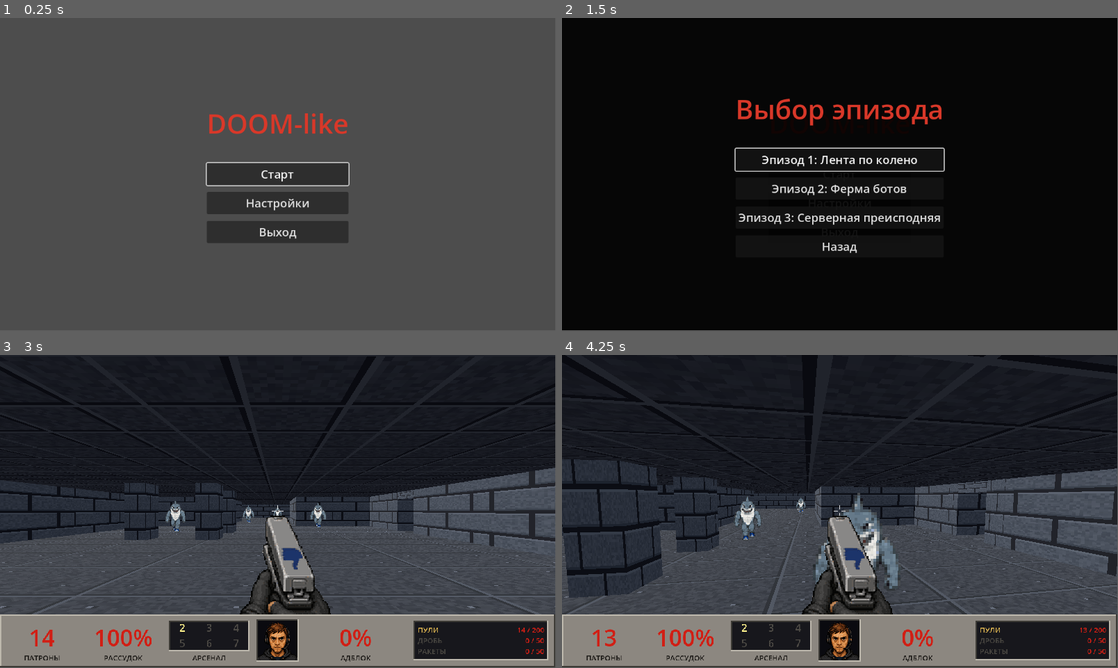
Above: before the commit, frames 1-4 (two rows, left to right).
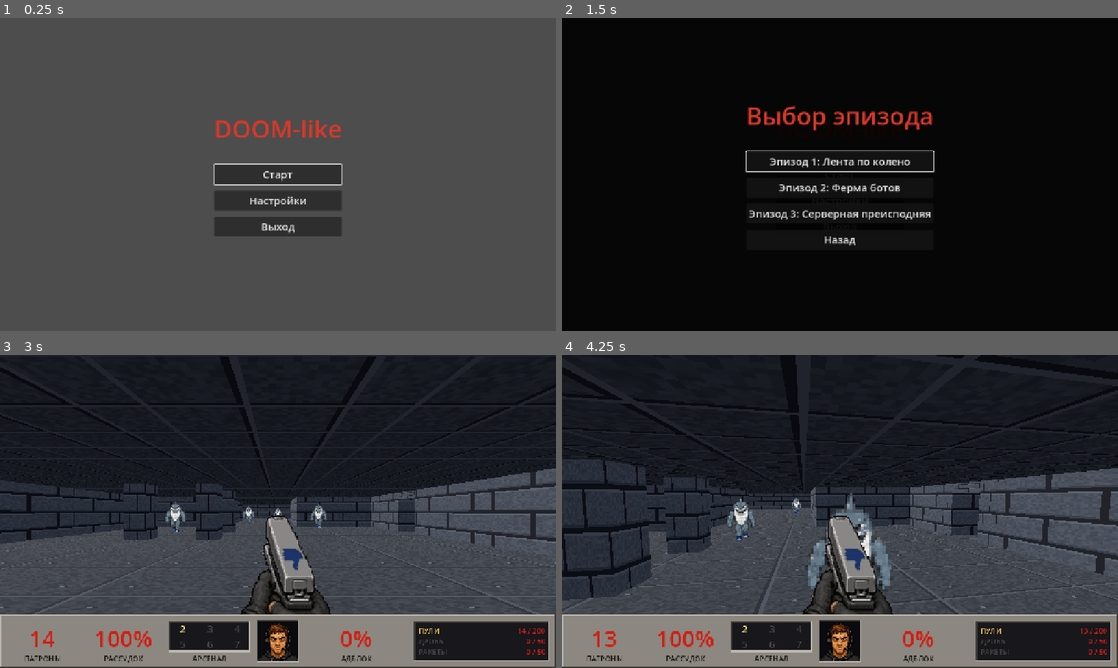
Above: after the commit, the same moments.

Repository: Rognlosh/DoomGodotYandex
Game: Godot game, scene res://scenes/game/game.tscn
Same seed, same stepped clock (60 frames per second), same inputs: the game is played once before the commit and once after it.
Inputs (mouse positions are in pixels of both pictures, inside the frame that each line leads up to):
- Up to frame 1 (0.25 s): no input
- Up to frame 2 (1.5 s): click "Старт" at 0.5 s; click "Старт" at 1.25 s
- Up to frame 3 (3 s): click "Настройки" at 2 s; click "Эпизод 1: Лента по колено" at 2.75 s
- Up to frame 4 (4.25 s): move the mouse to (867, 508) at 3.52 s; press the mouse at (867, 508) at 3.53 s; hold W (move_forward) from 3.53 s (still down); tap Space (jump) at 3.77 s
In our replay, the window is 799x449 before the commit and 800x450 after it. These sizes can differ from the game's own. Grey fills any space a smaller window leaves; there, only what the larger window draws over its background counts as a difference.

The runs differ from the first frame. In frame 1, 3.4% of the frame differs, in the area x 37-63%, y 30-72%; in frame 2, 3.9%; in frame 3, 5.6%; in frame 4, 12%, in the area x 0-100%, y 0-100%.

Commit message:
feat: фикс. база 1280x720 + stretch canvas_items/keep под веб-холст

Diff:
--- a/project.godot
+++ b/project.godot
@@ -19,6 +19,13 @@
 
 Settings="*res://autoload/settings.gd"
 YandexSDK="*res://autoload/yandex_sdk.gd"
+
+[display]
+
+window/size/viewport_width=1280
+window/size/viewport_height=720
+window/stretch/mode="canvas_items"
+window/stretch/aspect="keep"
 
 [input]
 
